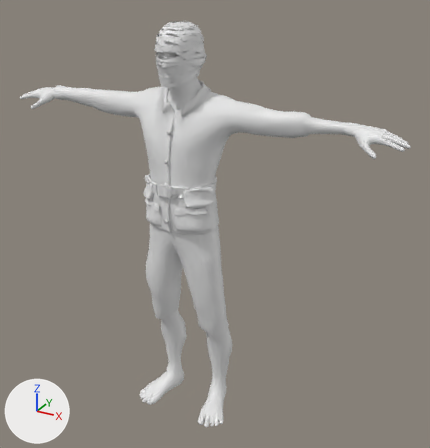
Renders of the FBX model Assets/Art/Characters/Player/player.fbx from each side of a commit.
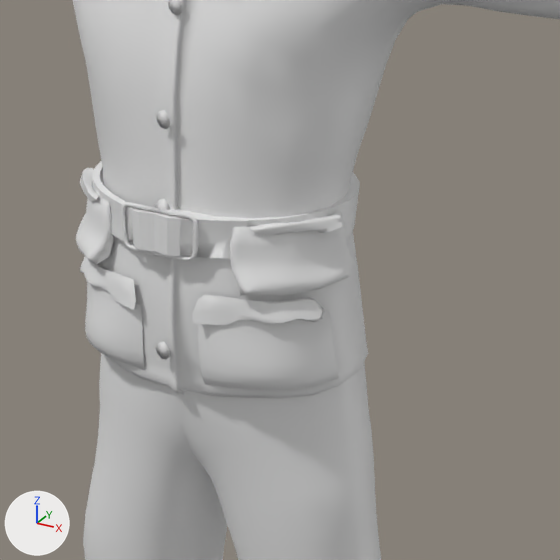
The first picture shows the older version from a 50 mm lens placed at (1.251, -2.019, 1.967), pointed at (0.104, 0.066, 0.925). The close-ups show both versions on the part from 29% to 63% of the width and 29% to 62% of the height of that picture; other places that the commit changed are outside them. Lighting does not change. The marker at lower left points along +X, +Y and +Z. Where no turn or scale is listed for an object, it has been applied to the vertices.

The first close-up shows 'Retopo_clothes.003', '_belt', 'body2'.
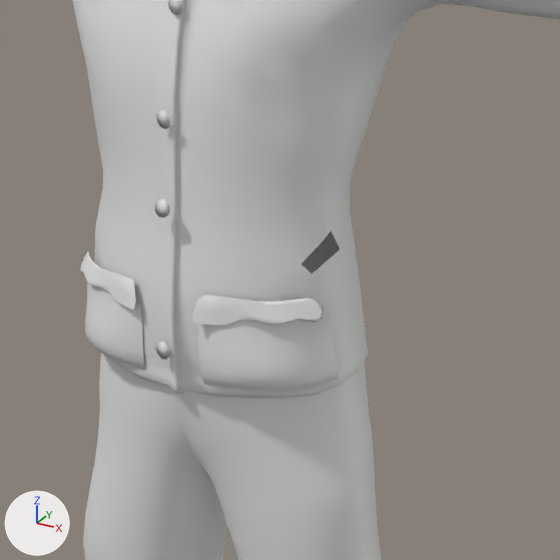
Where the newer file only moved an object's origin or applied its transform, the numbers keep the older frame.

Changed parts and their boxes (x1, y1, x2, y2) in the close-ups (560 x 560 px):
```json
{"object": "_belt", "change": "deleted", "before": [76, 161, 360, 296]}
```

Scene script edits in JSON lines:
```json
{"op": "remove", "block": "ob_belt", "code": ["ob_belt = bpy.data.objects.new('_belt', me_mesh_002)", "ob_belt.location = (-0.005, -0.046, 1.362)"]}
```
